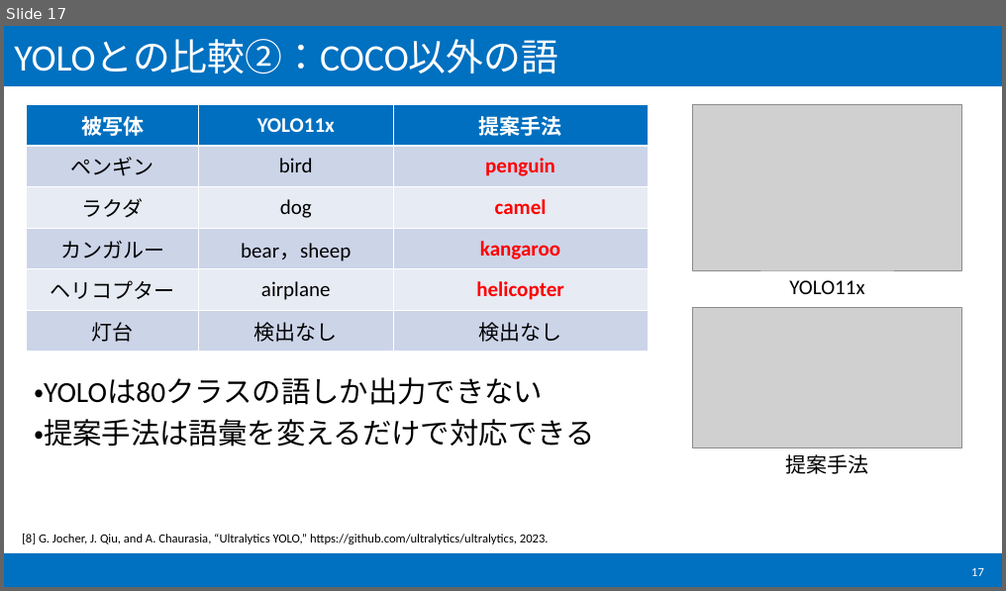
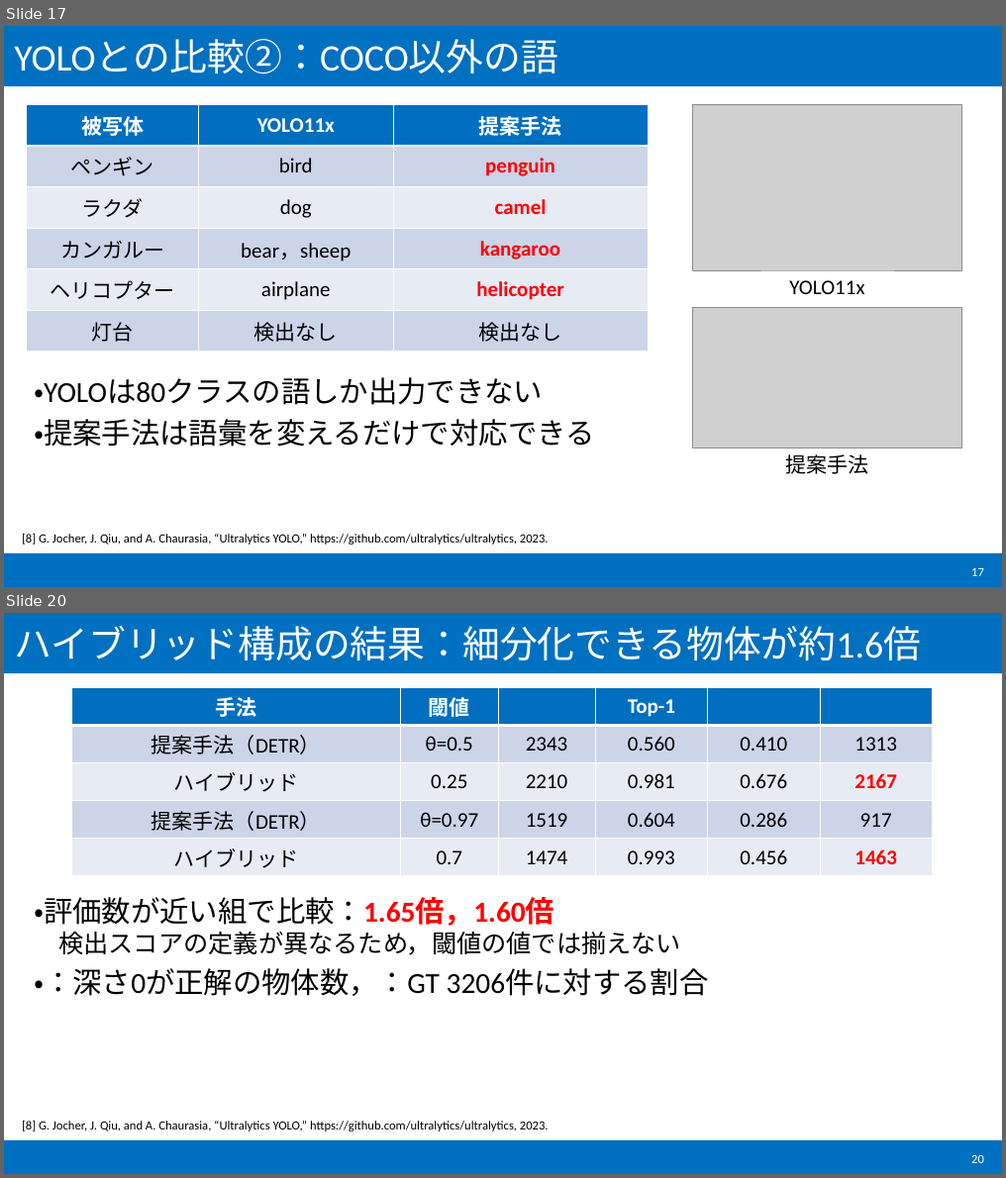
Before and after one commit to Arcazyteez/Adjustable-GranularityObjectAnnotation, a slide deck: slides_object_annotation.pptx. Shown one above the other, each under a label of ours: slide 17 before the commit, slides 17 and 20 after it; the slides between them are not shown. The pictures are 1006x591 and 1006x1178 pixels, drawn with LibreOffice and Linux fonts; fonts in the diff are those of the drawing; grey boxes stand for pictures. Boxes give left, top, right and bottom in pixels: in the first picture for what was removed or moved away, otherwise in the second. Text is boxed around its words. In the diff, an @@ line names an element or a change of style, - is before the commit and + after.

```diff
--- a/slides_object_annotation.pptx
+++ b/slides_object_annotation.pptx
@@ slide 20 added at (4,613,1002,1174), background #FFFFFF; not listed: 2 template elements that a slide beside it also shows @@
@@ title added at (14,625,921,661), 36 pt, text #FFFFFF @@
+ハイブリッド構成の結果：細分化できる物体が約1.6倍
@@ table added at (71,688,933,875), 5 rows, 6 columns @@
+手法 | 閾値 |  | Top-1 |  | 
+提案手法（DETR） | θ=0.5 | 2343 | 0.560 | 0.410 | 1313
+ハイブリッド | 0.25 | 2210 | 0.981 | 0.676 | 2167
+提案手法（DETR） | θ=0.97 | 1519 | 0.604 | 0.286 | 917
+ハイブリッド | 0.7 | 1474 | 0.993 | 0.456 | 1463
@@ text added at (34,897,709,996), 28 pt, text #000000 @@
+・評価数が近い組で比較：1.65倍，1.60倍
+検出スコアの定義が異なるため，閾値の値では揃えない
+・：深さ0が正解の物体数，：GT 3206件に対する割合
@@ text added at (22,1121,548,1132), 12 pt, text #000000 @@
+[8] G. Jocher, J. Qiu, and A. Chaurasia, “Ultralytics YOLO,” https://github.com/ultralytics/ultralytics, 2023.
@@ page number added at (971,1156,984,1163), 12 pt, text #FFFFFF @@
+20
```
Also in this commit, not shown: 1 slide changed, 7 other slides added, 56 other files.
